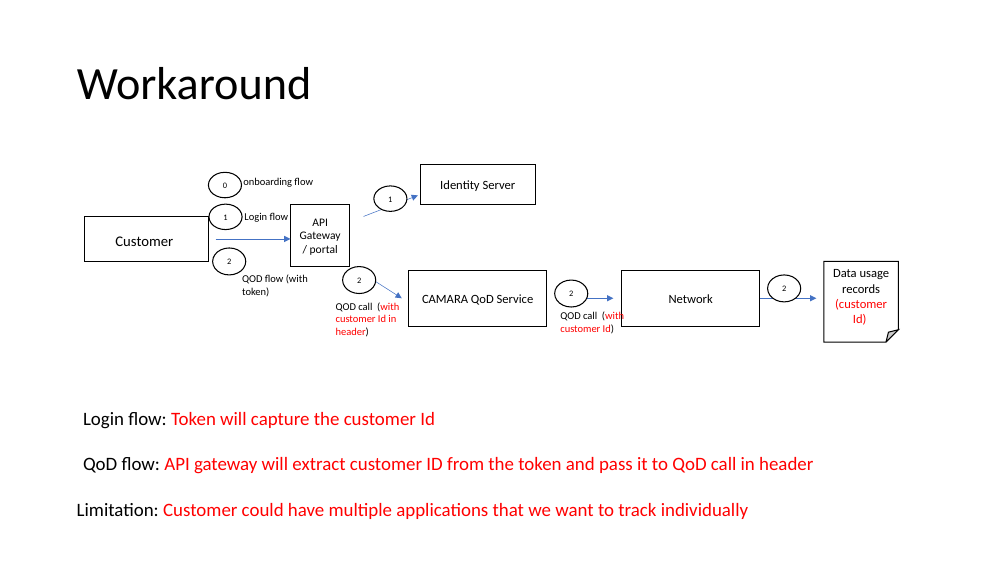
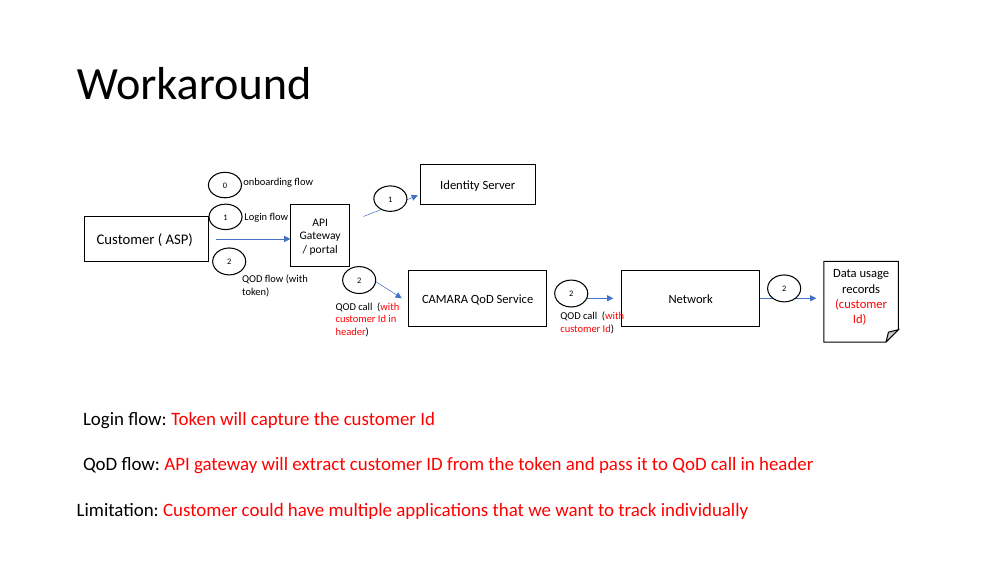
Before and after one commit to camaraproject/QualityOnDemand, a slide deck: slide 2 of documentation/SupportingDocuments/Presentations/Sponsor or App Id proposal.pptx. Drawn at 1008x567 pixels with LibreOffice and Linux fonts; fonts in the diff are those of the drawing. Boxes give left, top, right and bottom in pixels: in the first picture for what was removed or moved away, otherwise in the second. Text is boxed around its words. In the diff, an @@ line names an element or a change of style, - is before the commit and + after.

```diff
--- a/documentation/SupportingDocuments/Presentations/Sponsor or App Id proposal.pptx
+++ b/documentation/SupportingDocuments/Presentations/Sponsor or App Id proposal.pptx
@@ text in rectangle at (97,233,193,246): text changed @@
-Customer
+Customer ( ASP)
```
Also in this commit, not shown: 2 other slides changed, 1 slide added.
